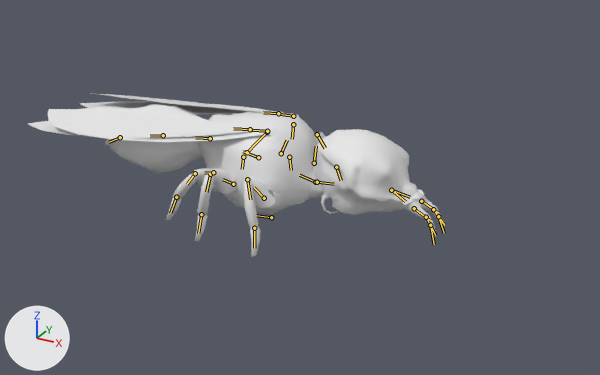
The Blender file assets-src/rooms/tavern/creature-clips/CaveHornet.blend: old version first, new version second.
Rendered twice from a 50 mm camera at (0.346, -0.591, 0.571) aimed at (0.02, 0.002, 0.275). Every picture has the same lights, and +X, +Y and +Z are marked at lower left. The older version comes first. Both versions are drawn at frame 2 of the action 'SitSlapped'; the numbers are the values there. The bones that change, and the others that lie on the model, are drawn over the model as lines.

In view in the first picture: 'CaveHornet'.
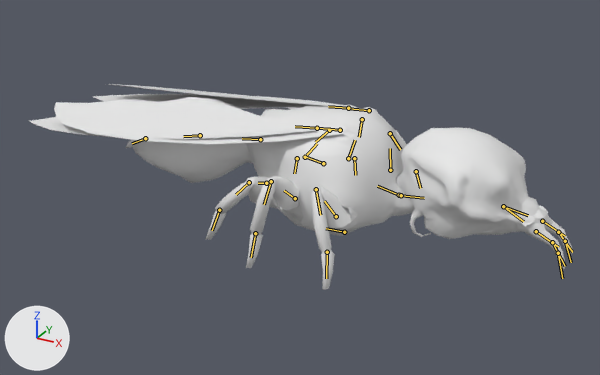
Changed parts and their boxes [x1, y1, x2, y2] in the pictures (600 x 375 px):
'CaveHornet', posed (30% wider, 25% taller): before [28, 93, 445, 257]; after [30, 84, 573, 290]
bone 'Body', root to tip: before (315, 182) to (299, 175); after (399, 195) to (377, 186)
bone 'Leg1up_R', root to tip: before (264, 198) to (254, 187); after (336, 216) to (324, 201)
bone 'Leg1mid_R', root to tip: before (247, 179) to (250, 199); after (316, 189) to (320, 215)
bone 'Leg1low_R', root to tip: before (254, 228) to (254, 248); after (327, 252) to (326, 278)
bone 'Leg2up_R', root to tip: before (233, 184) to (223, 179); after (295, 198) to (284, 190)
bone 'Leg2mid_R', root to tip: before (210, 174) to (206, 192); after (271, 181) to (264, 204)
bone 'Leg3up_R', root to tip: before (213, 172) to (204, 173); after (266, 183) to (258, 183)
bone 'Leg3mid_R', root to tip: before (195, 173) to (187, 184); after (249, 182) to (236, 194)
bone 'Leg1up_L', root to tip: before (314, 163) to (316, 146); after (390, 170) to (390, 148)
bone 'Leg1mid_L', root to tip: before (317, 134) to (325, 148); after (390, 133) to (400, 149)
bone 'Leg1low_L', root to tip: before (336, 167) to (341, 180); after (416, 171) to (420, 188)
bone 'Leg2up_L', root to tip: before (281, 153) to (287, 140); after (348, 158) to (355, 140)
bone 'Leg2mid_L', root to tip: before (293, 124) to (292, 139); after (362, 119) to (359, 137)
bone 'Leg3up_L', root to tip: before (247, 152) to (256, 142); after (305, 157) to (317, 143)
bone 'Leg3mid_L', root to tip: before (267, 132) to (256, 142); after (329, 130) to (315, 142)
bone 'Body2', root to tip: before (258, 157) to (243, 151); after (323, 163) to (303, 156)
bone 'Head', root to tip: before (317, 182) to (334, 184); after (401, 195) to (424, 198)

What the commit changed:
Bone 'Body' (bone_body) moves from (-0.0361, 0.117, -0.1632) to (-0.1146, 0.1175, -0.1678).
Bone 'Body' (bone_body) is rescaled from (0.82, 0.82, 0.82) to (1.0, 1.0, 1.0).
Bone 'Leg1up_R' (bone_leg1up_r) turns from (8, 18, -92) to (4, 18, -99) degrees about its own x, y and z.
Bone 'Leg1mid_R' (bone_leg1mid_r) turns from (17, -14, 82) to (19, -16, 84) degrees about its own x, y and z.
Bone 'Leg1low_R' (bone_leg1low_r) turns from (-12, 1, 11) to (-14, 1, 15) degrees about its own x, y and z.
Bone 'Leg2up_R' (bone_leg2up_r) turns from (-27, -19, -61) to (-28, -22, -66) degrees about its own x, y and z.
Bone 'Leg2mid_R' (bone_leg2mid_r) turns from (30, -20, 63) to (30, -21, 65) degrees about its own x, y and z.
Bone 'Leg3up_R' (bone_leg3up_r) turns from (-19, -23, -61) to (-18, -25, -65) degrees about its own x, y and z.
Bone 'Leg3mid_R' (bone_leg3mid_r) turns from (17, -20, 76) to (15, -20, 80) degrees about its own x, y and z.
Bone 'Leg1up_L' (bone_leg1up_l) turns from (-13, 4, 93) to (-16, 6, 99) degrees about its own x, y and z.
Bone 'Leg1mid_L' (bone_leg1mid_l) turns from (-8, -8, -85) to (-6, -6, -89) degrees about its own x, y and z.
Bone 'Leg1low_L' (bone_leg1low_l) turns from (-15, 0, -4) to (-20, 0, -8) degrees about its own x, y and z.
Bone 'Leg2up_L' (bone_leg2up_l) turns from (0, 3, 73) to (1, 3, 79) degrees about its own x, y and z.
Bone 'Leg2mid_L' (bone_leg2mid_l) turns from (-16, -10, -72) to (-17, -11, -74) degrees about its own x, y and z.
Bone 'Leg3up_L' (bone_leg3up_l) turns from (15, 2, 70) to (17, 2, 74) degrees about its own x, y and z.
Bone 'Leg3mid_L' (bone_leg3mid_l) turns from (-38, -19, -67) to (-40, -21, -67) degrees about its own x, y and z.
Bone 'Body2' (bone_body2) is rescaled from (1.0, 1.0, 1.0) to (0.99, 0.99, 0.99).
Bone 'Head' (bone_head) moves from (-0.0375, -0.1118, 0.1677) to (-0.1163, -0.112, 0.1723).
Bone 'Head' (bone_head) is rescaled from (0.82, 0.82, 0.82) to (1.0, 1.0, 1.0).
